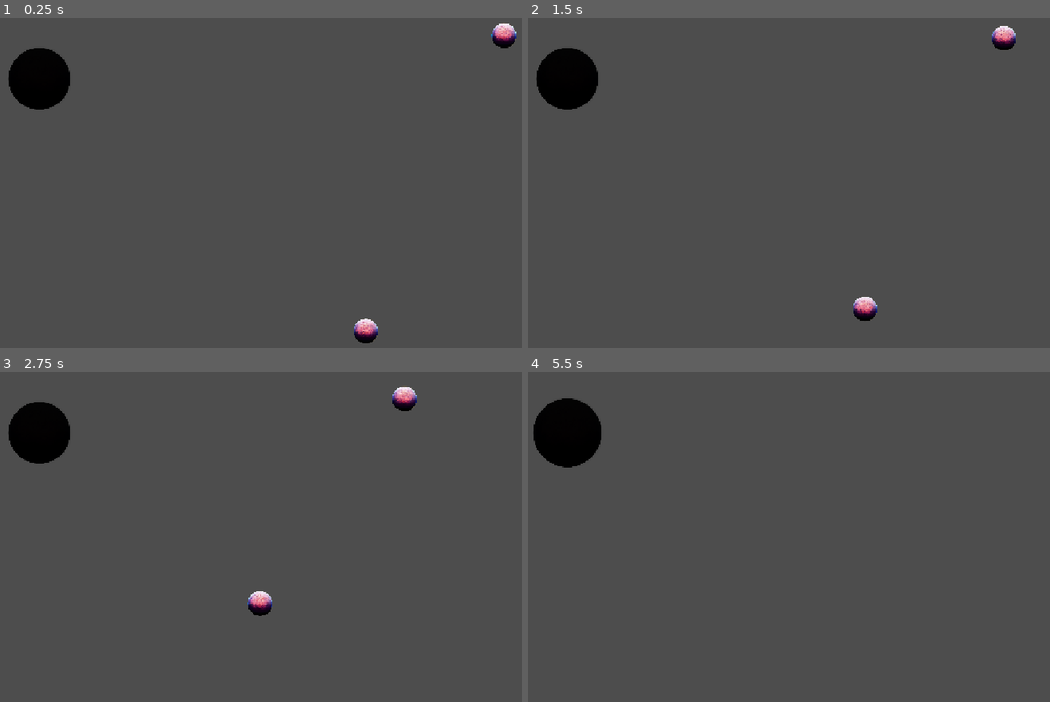
Above: before the commit, frames 1-4 (two rows, left to right).
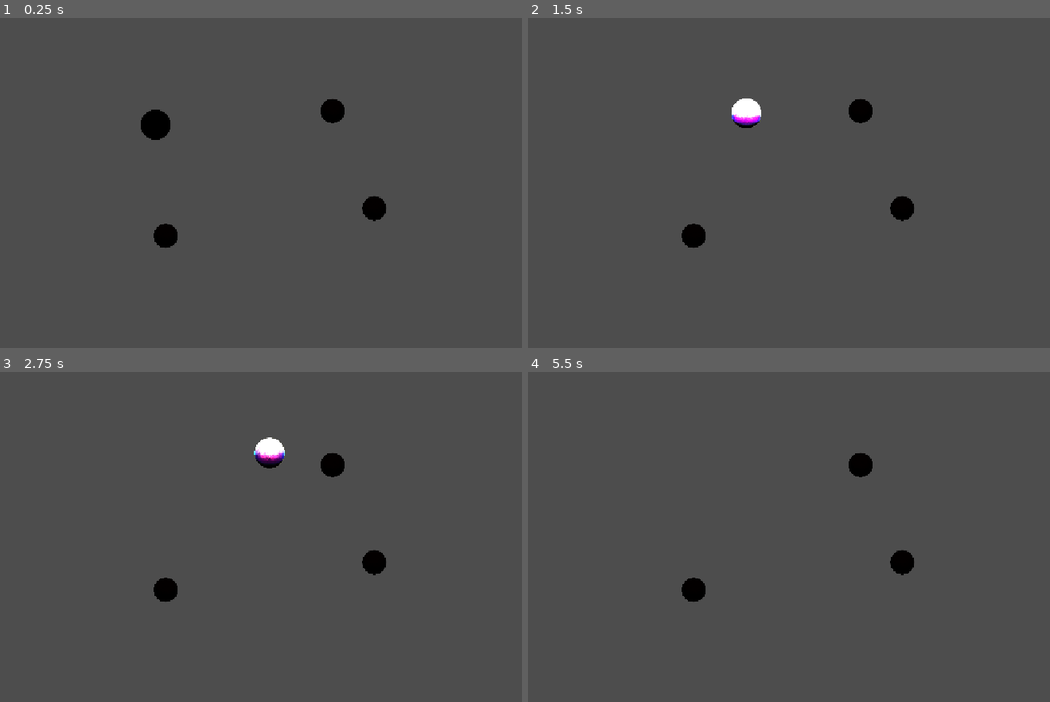
Above: after the commit, the same moments.

Repository: jandabrowski125/shift-hole
Game: Godot game, scene res://scenes/test_arena.tscn
Two runs of this game, one before a commit and one after it. Both use one fixed random seed, a clock stepped at 60 frames per second and the inputs below.
Inputs:
- Up to frame 1 (0.25 s): no input
- Up to frame 2 (1.5 s): hold Shift (shift, bound only after the commit) 0.53-1.28 s; tap Shift (shift, bound only after the commit) at 1.35 s
- Up to frame 3 (2.75 s): hold Shift (shift, bound only after the commit) from 2.03 s (still down)
- Up to frame 4 (5.5 s): release Shift (shift, bound only after the commit) at 2.78 s; tap Shift (shift, bound only after the commit) at 2.85, 4.35 s; hold Shift (shift, bound only after the commit) 3.53-4.28 s; hold Shift (shift, bound only after the commit) from 5.03 s (still down)

The runs differ from the first frame. In frame 1, 3.5% of the frame differs, in the area x 1-99%, y 1-99%; in frame 2, 3.5%; in frame 3, 3.5%, in the area x 1-80%, y 4-74%; in frame 4, 2.9%.

Commit message:
First feature: gravity, simple physics, white/black shifting (#1)
* Feat: static black hole

* feat: shift white-black hole

Diff:
--- a/project.godot
+++ b/project.godot
@@ -25,6 +25,14 @@
 version_control/plugin_name="GitPlugin"
 version_control/autoload_on_startup=true
 
+[input]
+
+shift={
+"deadzone": 0.2,
+"events": [Object(InputEventKey,"resource_local_to_scene":false,"resource_name":"","device":16,"window_id":0,"alt_pressed":false,"shift_pressed":false,"ctrl_pressed":false,"meta_pressed":false,"pressed":false,"keycode":4194325,"physical_keycode":0,"key_label":0,"unicode":0,"location":0,"echo":false,"script":null)
+]
+}
+
 [physics]
 
 3d/physics_engine="Jolt Physics"
--- a/scenes/scene_elements/planet.tscn
+++ b/scenes/scene_elements/planet.tscn
@@ -6,6 +6,8 @@
 radius = 22.203604
 
 [node name="Planet" type="RigidBody2D" unique_id=851073145]
+collision_layer = 2
+collision_mask = 3
 
 [node name="Sprite2D" type="Sprite2D" parent="." unique_id=1109438795]
 scale = Vector2(0.03, 0.03)
--- a/scenes/scene_elements/player.tscn
+++ b/scenes/scene_elements/player.tscn
@@ -1,6 +1,6 @@
 [gd_scene format=3 uid="uid://dxho1h5kuf7kf"]
 
-[ext_resource type="Script" uid="uid://y0e1gmccb5u5" path="res://scenes/scene_elements/player.gd" id="1_dvmro"]
+[ext_resource type="Script" uid="uid://y0e1gmccb5u5" path="res://scripts/player.gd" id="1_dvmro"]
 [ext_resource type="Texture2D" uid="uid://c8bdvhm4ocvvt" path="res://textures/planet.png" id="1_pok6h"]
 
 [sub_resource type="CircleShape2D" id="CircleShape2D_cfwyv"]
@@ -9,16 +9,22 @@
 [sub_resource type="CircleShape2D" id="CircleShape2D_2ybf6"]
 radius = 881.0959
 
+[sub_resource type="CircleShape2D" id="CircleShape2D_88rhy"]
+radius = 57.07889
+
 [node name="Player" type="RigidBody2D" unique_id=851073145]
 mass = 100.0
 script = ExtResource("1_dvmro")
 
 [node name="Sprite2D" type="Sprite2D" parent="." unique_id=1109438795]
-modulate = Color(0.012617188, 0.012617188, 0.012617188, 1)
+modulate = Color(0.00027977204, 0.00027977204, 0.00027977204, 1)
 scale = Vector2(0.075, 0.075)
 texture = ExtResource("1_pok6h")
 
 [node name="CollisionTrigger" type="Area2D" parent="." unique_id=80762426]
+visible = false
+collision_layer = 2
+collision_mask = 2
 input_pickable = false
 
 [node name="CollisionShape2D" type="CollisionShape2D" parent="CollisionTrigger" unique_id=117535692]
@@ -26,15 +32,21 @@
 debug_color = Color(0, 0.008664037, 0.0122821415, 0.41960785)
 
 [node name="GravityArea2D" type="Area2D" parent="." unique_id=824226226]
+visible = false
+collision_layer = 2
+collision_mask = 2
 gravity_space_override = 1
 gravity_point = true
 gravity_point_unit_distance = 60.0
 gravity_point_center = Vector2(0, 0)
 gravity_direction = Vector2(0, 0)
-gravity = 9800.0
 
 [node name="CollisionShape2D" type="CollisionShape2D" parent="GravityArea2D" unique_id=773216362]
 shape = SubResource("CircleShape2D_2ybf6")
 debug_color = Color(0.015592533, 0.014397634, 0.017621012, 0.41960785)
 
+[node name="CollisionShape2D" type="CollisionShape2D" parent="." unique_id=380145062]
+visible = false
+shape = SubResource("CircleShape2D_88rhy")
+
 [connection signal="body_entered" from="CollisionTrigger" to="." method="_on_collision_trigger_body_entered"]
--- /dev/null
+++ b/scenes/scene_elements/static_celestial.tscn
@@ -0,0 +1,49 @@
+[gd_scene format=3 uid="uid://i8ucdg1y72yq"]
+
+[ext_resource type="Script" uid="uid://d21xd83eanwpk" path="res://scripts/static_celestial.gd" id="1_kf5nv"]
+[ext_resource type="Texture2D" uid="uid://c8bdvhm4ocvvt" path="res://textures/planet.png" id="1_y1760"]
+
+[sub_resource type="CircleShape2D" id="CircleShape2D_cfwyv"]
+radius = 1643.0195
+
+[sub_resource type="CircleShape2D" id="CircleShape2D_2ybf6"]
+radius = 24.020824
+
+[sub_resource type="CircleShape2D" id="CircleShape2D_ppd8k"]
+radius = 43.011627
+
+[node name="StaticCelestial" type="StaticBody2D" unique_id=1448866130]
+collision_layer = 0
+script = ExtResource("1_kf5nv")
+
+[node name="Gravity" type="Area2D" parent="." unique_id=201071878]
+collision_layer = 3
+collision_mask = 3
+gravity_space_override = 1
+gravity_point = true
+gravity_point_unit_distance = 60.0
+gravity_point_center = Vector2(0, 0)
+gravity_direction = Vector2(0, 0)
+gravity = 1000.0
+
+[node name="CollisionShape2D" type="CollisionShape2D" parent="Gravity" unique_id=302503440]
+shape = SubResource("CircleShape2D_cfwyv")
+debug_color = Color(0.4509804, 0.5686275, 0.5058824, 0.09411765)
+
+[node name="CollisionTrigger" type="Area2D" parent="." unique_id=2045739461]
+collision_layer = 3
+collision_mask = 3
+
+[node name="CollisionShape2D" type="CollisionShape2D" parent="CollisionTrigger" unique_id=668501574]
+shape = SubResource("CircleShape2D_2ybf6")
+debug_color = Color(0.62078387, 0.51145566, 0.43481022, 0.41960785)
+
+[node name="CollisionShape2D" type="CollisionShape2D" parent="." unique_id=209044130]
+shape = SubResource("CircleShape2D_ppd8k")
+
+[node name="Sprite2D" type="Sprite2D" parent="." unique_id=1992204393]
+modulate = Color(0.012617188, 0, 0, 1)
+scale = Vector2(0.06, 0.06)
+texture = ExtResource("1_y1760")
+
+[connection signal="body_entered" from="CollisionTrigger" to="." method="_on_collision_trigger_body_entered"]
--- a/scenes/test_arena.tscn
+++ b/scenes/test_arena.tscn
@@ -1,20 +1,25 @@
 [gd_scene format=3 uid="uid://m7igh4attb1"]
 
 [ext_resource type="PackedScene" uid="uid://dxho1h5kuf7kf" path="res://scenes/scene_elements/player.tscn" id="1_egl6x"]
-[ext_resource type="PackedScene" uid="uid://d1fb6l57sxg4d" path="res://scenes/scene_elements/planet.tscn" id="2_og1mu"]
+[ext_resource type="PackedScene" uid="uid://i8ucdg1y72yq" path="res://scenes/scene_elements/static_celestial.tscn" id="3_xjnh2"]
 
 [node name="TestArena" type="Node2D" unique_id=109389340]
 
 [node name="Camera2D" type="Camera2D" parent="." unique_id=778244290]
+zoom = Vector2(0.49, 0.49)
 
-[node name="Node" type="Node" parent="." unique_id=1667924499]
-
-[node name="Planet1" parent="Node" unique_id=146977182 instance=ExtResource("2_og1mu")]
-position = Vector2(474, -249)
-mass = 10.0
-
-[node name="Planet2" parent="Node" unique_id=851073145 instance=ExtResource("2_og1mu")]
-position = Vector2(224, 286)
+[node name="Planets" type="Node" parent="." unique_id=1667924499]
 
 [node name="Player" parent="." unique_id=1358009626 instance=ExtResource("1_egl6x")]
 position = Vector2(-368, -171)
+startVelocityX = 200.0
+startVelocityY = -40.0
+
+[node name="StaticCelestial" parent="." unique_id=1448866130 instance=ExtResource("3_xjnh2")]
+position = Vector2(332, -230)
+
+[node name="StaticCelestial2" parent="." unique_id=1278778477 instance=ExtResource("3_xjnh2")]
+position = Vector2(486, 129)
+
+[node name="StaticCelestial3" parent="." unique_id=874741662 instance=ExtResource("3_xjnh2")]
+position = Vector2(-284, 230)
--- /dev/null
+++ b/scripts/player.gd
@@ -0,0 +1,68 @@
+extends RigidBody2D
+
+const GRAVITY = 9.81
+var isBlack = true
+
+@export var switchDuration: float = 1:
+	set(value):
+		switchDuration = value
+
+@export var maxColorIntensity: float = 10:
+	set(value):
+		maxColorIntensity = value
+
+var currSwitchTime: float = 0
+var isSwitching: bool = false
+var colorSwitchStep: float = maxColorIntensity/switchDuration
+
+@export var startVelocityX: float = 0:
+	set(value):
+		startVelocityX = value
+@export var startVelocityY: float = 0:
+	set(value):
+		startVelocityY = value
+
+# Called when the node enters the scene tree for the first time.
+func _ready() -> void:
+	$GravityArea2D.gravity = self.mass * GRAVITY
+	self.linear_velocity = Vector2(startVelocityX, startVelocityY)
+
+# Called every frame. 'delta' is the elapsed time since the previous frame.
+func _process(delta: float) -> void:
+	if isSwitching: _shift_color(delta)
+
+
+
+
+func _on_collision_trigger_body_entered(body: Node2D) -> void:
+	if body is RigidBody2D:
+		#Skalowanie CollisionShapes podobno nie działa (testowałem).
+		#Workaround - skalować tylko image. Trochę do dupy, ale fajnie żeby dziura rosła.
+		$Sprite2D.scale *= (self.mass + body.mass)/self.mass
+		self.mass += body.mass
+		$GravityArea2D.gravity = self.mass * GRAVITY
+		print("Player mass increased by ", body.mass)
+		body.queue_free()
+
+func _shift_color(delta: float):
+	currSwitchTime += delta
+	print(currSwitchTime)
+	if currSwitchTime >= switchDuration:
+		#switch zakonczony
+		#upewniam sie ze jestem w kolorze ktory chce:
+		var c = int(!isBlack) * maxColorIntensity
+		$Sprite2D.modulate = Color(c,c,c)
+		currSwitchTime = 0
+		isSwitching = false
+		return
+	var newIntensity = $Sprite2D.modulate.r + (1 - 2*int(isBlack)) * colorSwitchStep*delta
+	$Sprite2D.modulate = Color(newIntensity,newIntensity,newIntensity)
+
+func _input(event):
+	if event.is_action_pressed("shift"):
+		print("Shifting started")
+		if !isSwitching:
+			isBlack = !isBlack
+			isSwitching = true
+			self.gravity_scale *= -1
+			$GravityArea2D.gravity *= -1
--- a/scenes/scene_elements/player.gd
+++ b/scripts/static_celestial.gd
@@ -1,4 +1,4 @@
-extends RigidBody2D
+extends StaticBody2D
 
 
 # Called when the node enters the scene tree for the first time.
@@ -12,10 +12,5 @@
 
 
 func _on_collision_trigger_body_entered(body: Node2D) -> void:
-	if body is RigidBody2D:
-		self.scale *= (self.mass + body.mass)/self.mass
-		self.mass += body.mass
-		$GravityArea2D.gravity = self.mass * 9.81
-		print("Player mass increased by ", body.mass)
-
 		body.queue_free()
+		print("You lost the game. Try again.")
--- /dev/null
+++ b/velocity_impulse.gd
@@ -0,0 +1,11 @@
+extends Node
+
+
+# Called when the node enters the scene tree for the first time.
+func _ready() -> void:
+	pass # Replace with function body.
+
+
+# Called every frame. 'delta' is the elapsed time since the previous frame.
+func _process(delta: float) -> void:
+	pass
Renamed: scenes/scene_elements/collision_trigger.gd -> scripts/collision_trigger.gd
Renamed: scenes/scene_elements/collision_trigger.gd.uid -> scripts/collision_trigger.gd.uid
Renamed: scenes/scene_elements/player.gd.uid -> scripts/player.gd.uid
Not shown, added: scripts/static_celestial.gd.uid
Not shown, added: velocity_impulse.gd.uid
